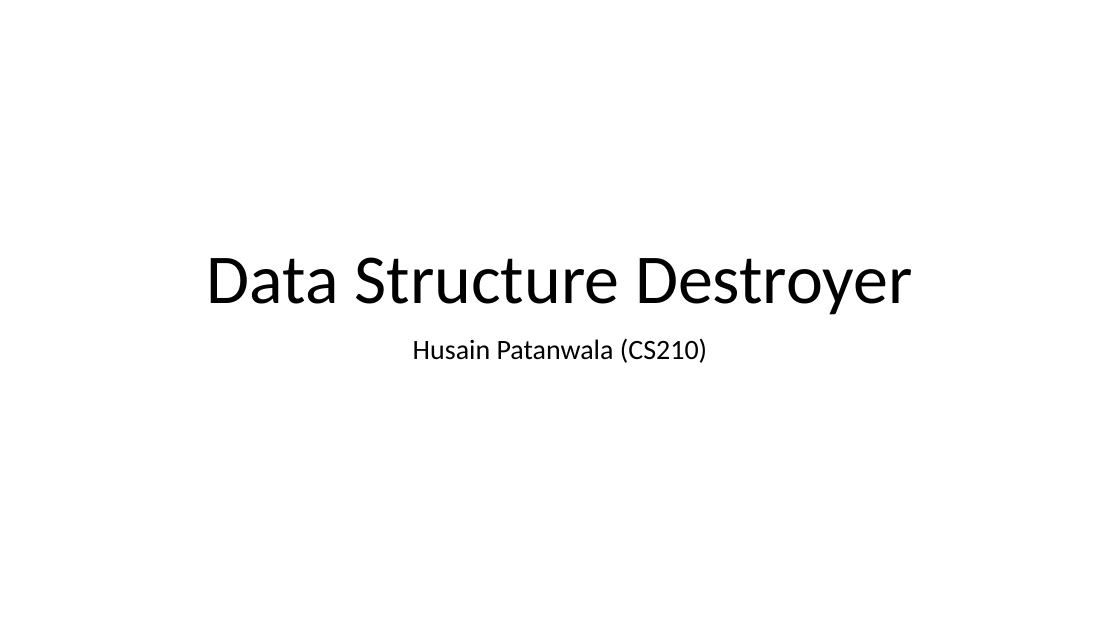
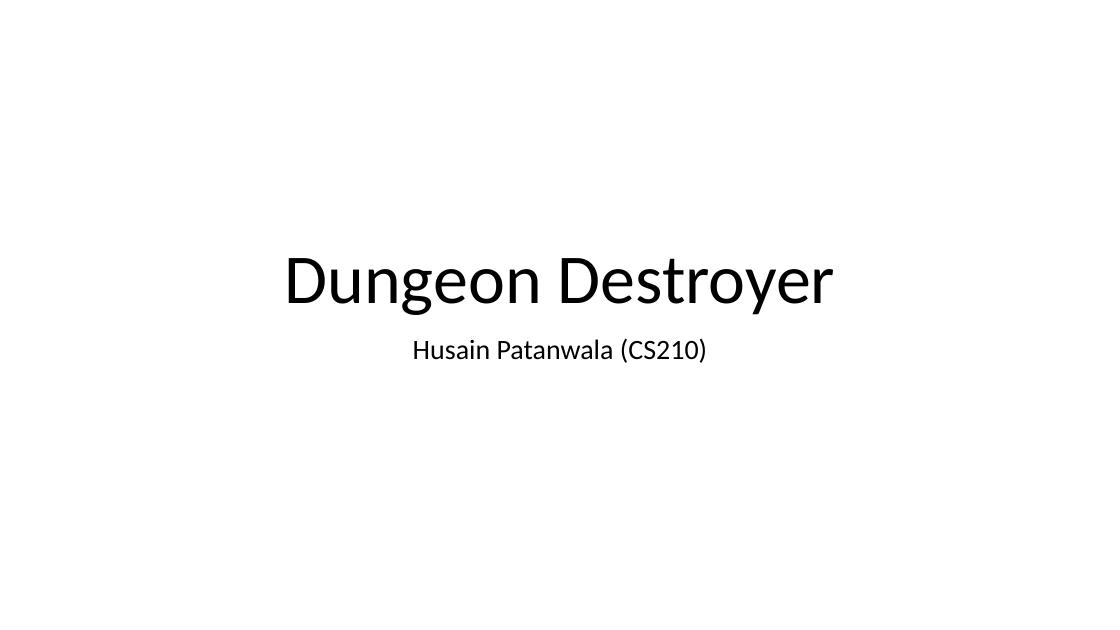
Before and after one commit to hyp5253/CS210-Final-Project, a slide deck: slide 1 of Documentation/Project Proposal.pptx. Drawn at 1120x630 pixels with LibreOffice and Linux fonts; fonts in the diff are those of the drawing. Boxes give left, top, right and bottom in pixels: in the first picture for what was removed or moved away, otherwise in the second. Text is boxed around its words. In the diff, an @@ line names an element or a change of style, - is before the commit and + after.

```diff
--- a/Documentation/Project Proposal.pptx
+++ b/Documentation/Project Proposal.pptx
@@ title at <box>284,258,836,315</box>: text changed @@
-Data Structure Destroyer
+Dungeon Destroyer
```
Also in this commit, not shown: 1 other slide changed, 1 slide added, 1 slide removed, 8 other files.
